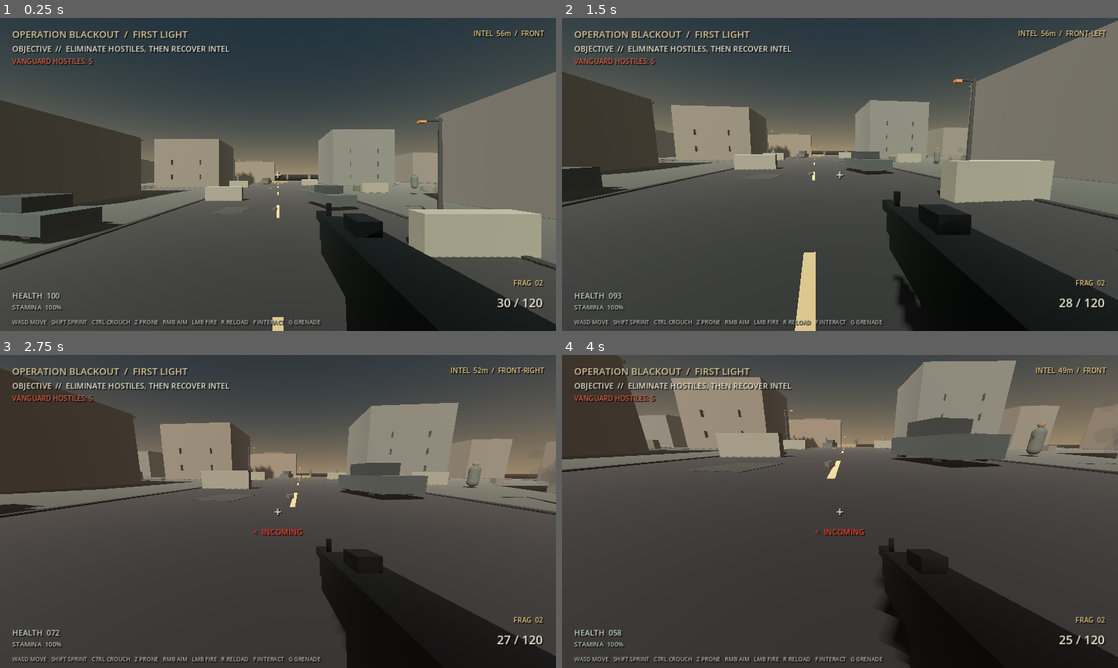
Above: before the commit, frames 1-4 (two rows, left to right).
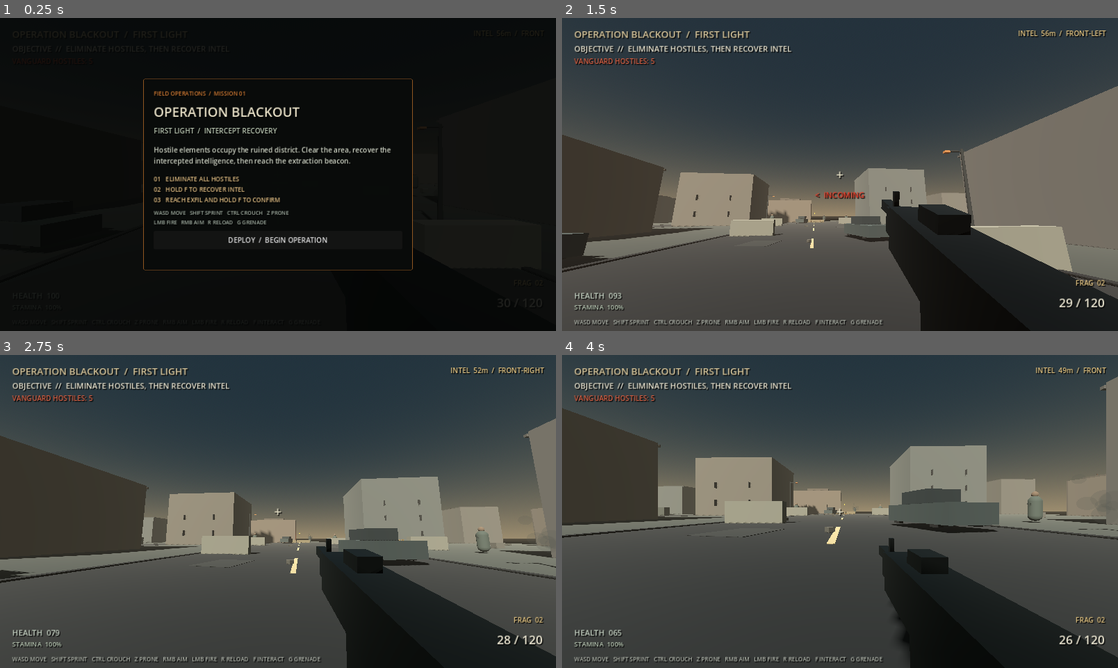
Above: after the commit, the same moments.

Repository: Liladizilla/operation-blackout
Game: Godot game, scene res://scenes/main.tscn
Two runs of this game, one before a commit and one after it. Both use one fixed random seed, a clock stepped at 60 frames per second and the inputs below.
Inputs (mouse positions are in pixels of both pictures, inside the frame that each line leads up to):
- Up to frame 1 (0.25 s): no input
- Up to frame 2 (1.5 s): click (840, 240) at 0.5 s, where only the run after the commit has a clickable "DEPLOY / BEGIN OPERATION"; tap Enter at 1.25, 1.35 s; move the mouse to (867, 174) at 1.27 s; hold W (move_forward) from 1.28 s (still down); click (867, 174) at 1.42 s
- Up to frame 3 (2.75 s): keep holding W (move_forward); tap Space (jump) at 1.52, 2.27 s; move the mouse to (250, 511) at 2.02 s; tap Ctrl (crouch) at 2.1 s; click (250, 511) at 2.17 s; tap Enter at 2.3 s
- Up to frame 4 (4 s): keep holding W (move_forward); move the mouse to (851, 505) at 2.77 s; hold F (interact) 2.78-3.53 s; click (851, 505) at 2.92 s; tap Enter at 3.05, 3.8 s; move the mouse to (834, 517) at 3.52 s; tap Z (prone) at 3.6 s; click (834, 517) at 3.67 s; tap Space (jump) at 3.77 s

The runs differ from the first frame. In frame 1, 90% of the frame differs, in the area x 0-100%, y 0-100%; in frame 2, 44%; in frame 3, 46%; in frame 4, 44%.

Commit message:
Add mission briefing and deployment screen
Add a paused tactical briefing, deployment flow, and regression coverage.

Diff:
--- a/scripts/hud.gd
+++ b/scripts/hud.gd
@@ -15,6 +15,8 @@
 var pause_panel: PanelContainer
 var sensitivity_slider: HSlider
 var sensitivity_value_label: Label
+var briefing_panel: PanelContainer
+var briefing_backdrop: ColorRect
 var hitmarker_timer := 0.0
 var damage_direction_label: Label
 var damage_direction_timer := 0.0
@@ -33,6 +35,7 @@
     health_label.text = "HEALTH  %03d" % int(player.get("health"))
     if scene.has_method("get_remaining_enemies"):
         set_enemy_count(scene.get_remaining_enemies())
+    show_briefing()
 
 func _build() -> void:
     root = Control.new()
@@ -299,6 +302,86 @@
     c.a = 0.06
     muzzle_flash.color = c
 
+func is_briefing_open() -> bool:
+    return is_instance_valid(briefing_panel)
+
+func show_briefing() -> void:
+    if is_briefing_open():
+        return
+    get_tree().paused = true
+    Input.mouse_mode = Input.MOUSE_MODE_VISIBLE
+    briefing_backdrop = ColorRect.new()
+    briefing_backdrop.name = "MissionBriefingBackdrop"
+    briefing_backdrop.color = Color(0.015, 0.02, 0.018, 0.88)
+    briefing_backdrop.set_anchors_and_offsets_preset(Control.PRESET_FULL_RECT)
+    briefing_backdrop.mouse_filter = Control.MOUSE_FILTER_STOP
+    root.add_child(briefing_backdrop)
+
+    briefing_panel = PanelContainer.new()
+    briefing_panel.name = "MissionBriefingPanel"
+    briefing_panel.set_anchors_and_offsets_preset(Control.PRESET_CENTER)
+    briefing_panel.offset_left = -310
+    briefing_panel.offset_right = 310
+    briefing_panel.offset_top = -220
+    briefing_panel.offset_bottom = 220
+    var panel_style := StyleBoxFlat.new()
+    panel_style.bg_color = Color(0.035, 0.045, 0.04, 0.98)
+    panel_style.border_color = Color(0.62, 0.37, 0.14, 1.0)
+    panel_style.set_border_width_all(1)
+    panel_style.set_content_margin_all(24.0)
+    panel_style.corner_radius_top_left = 3
+    panel_style.corner_radius_top_right = 3
+    panel_style.corner_radius_bottom_left = 3
+    panel_style.corner_radius_bottom_right = 3
+    briefing_panel.add_theme_stylebox_override("panel", panel_style)
+    var box := VBoxContainer.new()
+    box.add_theme_constant_override("separation", 10)
+    briefing_panel.add_child(box)
+
+    var eyebrow := _label("FIELD OPERATIONS  /  MISSION 01", 13, Color(0.82, 0.48, 0.20))
+    box.add_child(eyebrow)
+    var title := _label("OPERATION BLACKOUT", 30, Color(0.91, 0.88, 0.78))
+    box.add_child(title)
+    var subtitle := _label("FIRST LIGHT  /  INTERCEPT RECOVERY", 16, Color(0.72, 0.77, 0.69))
+    box.add_child(subtitle)
+    var divider := ColorRect.new()
+    divider.custom_minimum_size = Vector2(0, 1)
+    divider.color = Color(0.36, 0.29, 0.19, 0.9)
+    box.add_child(divider)
+    var briefing := _label("Hostile elements occupy the ruined district. Clear the area, recover the intercepted intelligence, then reach the extraction beacon.", 16, Color(0.82, 0.84, 0.78))
+    briefing.custom_minimum_size = Vector2(520, 58)
+    briefing.autowrap_mode = TextServer.AUTOWRAP_WORD_SMART
+    box.add_child(briefing)
+    var objectives := _label("01   ELIMINATE ALL HOSTILES\n02   HOLD F TO RECOVER INTEL\n03   REACH EXFIL AND HOLD F TO CONFIRM", 14, Color(0.89, 0.75, 0.52))
+    objectives.custom_minimum_size = Vector2(520, 66)
+    box.add_child(objectives)
+    var controls := _label("WASD MOVE   SHIFT SPRINT   CTRL CROUCH   Z PRONE\nLMB FIRE   RMB AIM   R RELOAD   G GRENADE", 12, Color(0.65, 0.70, 0.65))
+    controls.custom_minimum_size = Vector2(520, 40)
+    box.add_child(controls)
+    var deploy := Button.new()
+    deploy.name = "DeployButton"
+    deploy.text = "DEPLOY  /  BEGIN OPERATION"
+    deploy.custom_minimum_size = Vector2(300, 42)
+    deploy.pressed.connect(dismiss_briefing)
+    box.add_child(deploy)
+    root.add_child(briefing_panel)
+
+func dismiss_briefing() -> void:
+    if is_instance_valid(briefing_panel):
+        briefing_panel.queue_free()
+    if is_instance_valid(briefing_backdrop):
+        briefing_backdrop.queue_free()
+    briefing_panel = null
+    briefing_backdrop = null
+    get_tree().paused = false
+    Input.mouse_mode = Input.MOUSE_MODE_CAPTURED
+
+func _input(event: InputEvent) -> void:
+    if not is_briefing_open():
+        return
+    if event is InputEventKey and event.pressed and not event.echo and (event.keycode == KEY_ENTER or event.keycode == KEY_SPACE):
+        dismiss_briefing()
+
 func hide_pause() -> void:
     if is_instance_valid(pause_panel):
         pause_panel.queue_free()
--- a/scripts/main.gd
+++ b/scripts/main.gd
@@ -47,6 +47,8 @@
         InputMap.action_add_event(action, event)
 
 func _input(event: InputEvent) -> void:
+    if is_instance_valid(hud) and hud.has_method("is_briefing_open") and hud.call("is_briefing_open"):
+        return
     if event is InputEventKey and event.pressed and not event.echo and event.keycode == KEY_ESCAPE:
         if Input.mouse_mode == Input.MOUSE_MODE_CAPTURED:
             Input.mouse_mode = Input.MOUSE_MODE_VISIBLE
--- a/tests/test_vertical_slice.gd
+++ b/tests/test_vertical_slice.gd
@@ -44,6 +44,10 @@
     root.add_child(scene)
     current_scene = scene
     await process_frame
+    _check(scene.hud.is_briefing_open(), "mission briefing appears before deployment")
+    _check(paused, "mission briefing pauses the operation before deployment")
+    scene.hud.dismiss_briefing()
+    _check(not paused, "deploying dismisses briefing and resumes the operation")
     await physics_frame
 
     _check(scene.get_node_or_null("Player") != null, "player spawns")
Not shown, changed: README.md
